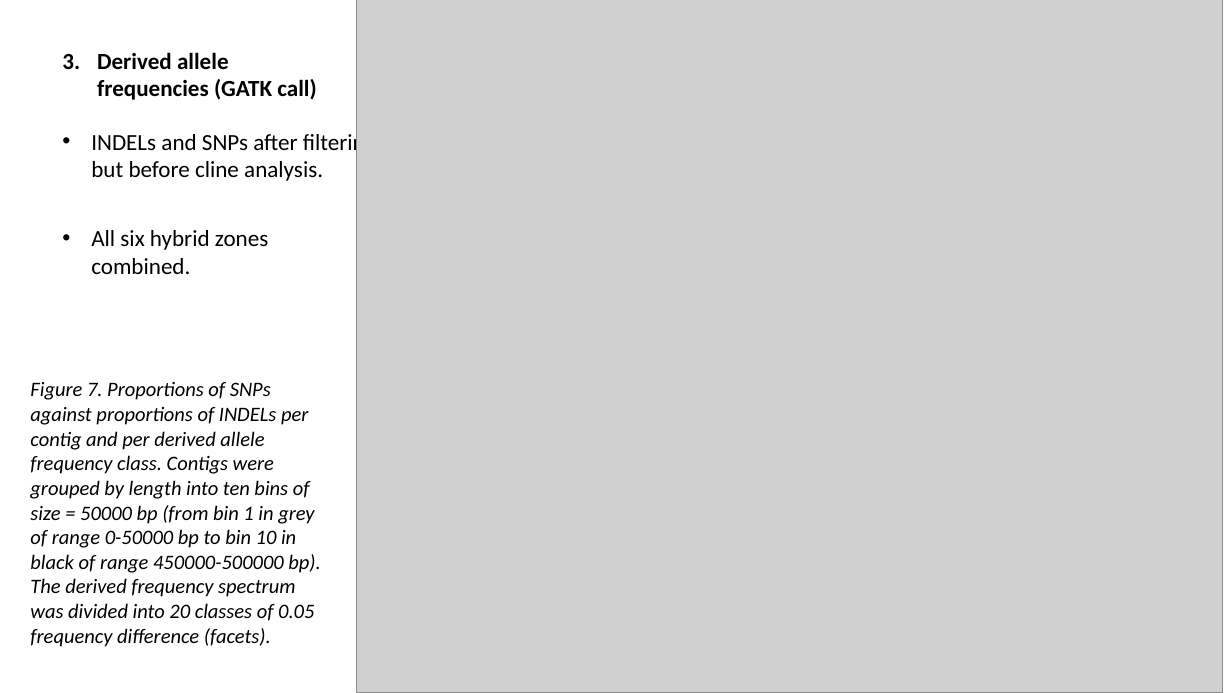
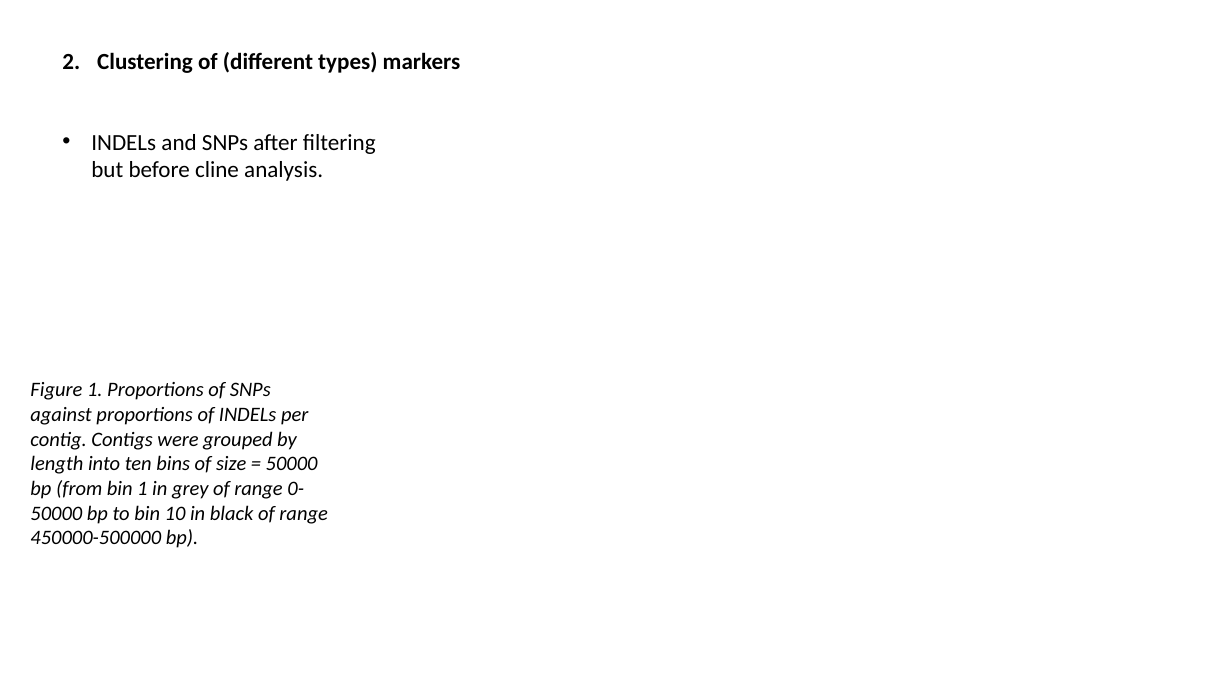
Before and after one commit to sam0per/Littorina_saxatilis_short_variants, a slide deck: slide 4 of short_genetic_variants/docs/short_indels.pptx (slide 18 before the commit). Drawn at 1232x693 pixels with LibreOffice and Linux fonts; fonts in the diff are those of the drawing; grey boxes stand for pictures. Boxes give left, top, right and bottom in pixels: in the first picture for what was removed or moved away, otherwise in the second. Text is boxed around its words. In the diff, an @@ line names an element or a change of style, - is before the commit and + after.

Commit message:
ecotypes by hybrid index

```diff
--- a/short_genetic_variants/docs/short_indels.pptx
+++ b/short_genetic_variants/docs/short_indels.pptx
@@ picture removed at (x1=357, y1=0, x2=1224, y2=693) @@
@@ text removed at (x1=97, y1=52, x2=316, y2=100) @@
-3. Derived allele frequencies (GATK call)
@@ text added at (x1=97, y1=52, x2=461, y2=73), 18 pt, text #000000, bold @@
+2. Clustering of (different types) markers
@@ text removed at (x1=91, y1=230, x2=268, y2=274) @@
-• All six hybrid zones combined.
@@ text at (x1=30, y1=382, x2=327, y2=548): text changed @@
-Figure 7. Proportions of SNPs against proportions of INDELs per contig and per derived allele frequency class. Contigs were grouped by length into ten bins of size = 50000 bp (from bin 1 in grey of range 0-50000 bp to bin 10 in black of range 450000-500000 bp). The derived frequency spectrum was divided into 20 classes of 0.05 frequency difference (facets).
+Figure 1. Proportions of SNPs against proportions of INDELs per contig. Contigs were grouped by length into ten bins of size = 50000 bp (from bin 1 in grey of range 0-50000 bp to bin 10 in black of range 450000-500000 bp).
```
Also in this commit, not shown: 1 other slide changed, 3 slides added, 4 other files.
